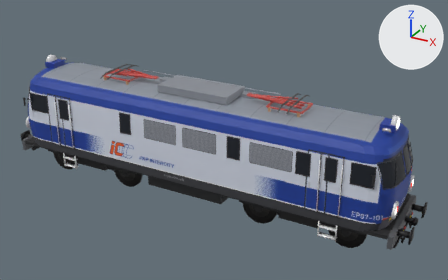
Before and after pictures for a commit that changed the glTF model gra/modele/EP07.glb.
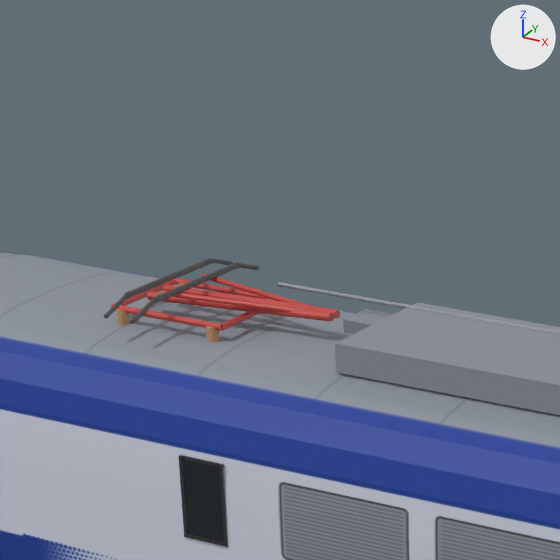
The first picture shows the older version from a 50 mm lens placed at (10.51, -17.37, 11.07), pointed at (0.84, 0.2, 2.28). The close-ups show the older and then the newer version on the part from 17% to 48% of the width and 0% to 49% of the height of that picture. Only the edits that show in the close-ups are written down. Arrows for +X, +Y and +Z are at upper right; the lights stay in place.

Script lines for the objects in view, before the commit:
```python
me_cube_152 = bpy.data.meshes.new('Cube.152')
me_cube_152.from_pydata(...)  # a box spanning x -1.3..1.4, y -0.65..0.65, z 3.97..4.23; a box spanning x -1.85..-1.35, y 0.27..0.62, z 3.97..4.09; a box spanning x 1.45..1.95, y 0.27..0.62, z 3.97..4.09; a 10-sided cylinder along x spanning x -2.7..2.8, y 0.48..0.52, z 4.21..4.25
me_cube_152.materials.append(mat_dach_sprzet)  # grey #9599a2
me_cylinder_220 = bpy.data.meshes.new('Cylinder.220')
me_cylinder_220.from_pydata(...)  # 316 vertices, 576 faces; spans x -3.88..3.98, y -0.48..0.48, z 4.07..4.28
me_cylinder_220.materials.append(mat_pantograf)  # red #c4453f
me_cylinder_228 = bpy.data.meshes.new('Cylinder.228')
me_cylinder_228.from_pydata(...)  # 240 vertices, 432 faces; spans x -3.58..3.68, y -0.93..0.93, z 4.17..4.33
me_cylinder_228.materials.append(mat_slizg)  # dark grey #505050
ob_ep07_dach = bpy.data.objects.new('EP07_dach', me_cube_152)
ob_ep07_dach.location = (0.0, 0.0, 0.0)
ob_ep07_panto = bpy.data.objects.new('EP07_panto', me_cylinder_220)
ob_ep07_panto.location = (0.0, 0.0, 0.0)
ob_ep07_slizg = bpy.data.objects.new('EP07_slizg', me_cylinder_228)
ob_ep07_slizg.location = (0.0, 0.0, 0.0)
# also in view: 'EP07_szklo' at (0.0, 0.0, 2.98); 'EP07_ramka' at (0.0, 0.0, 2.41); 'EP07_pudlo' at (0.0, 0.0, 2.56)
```
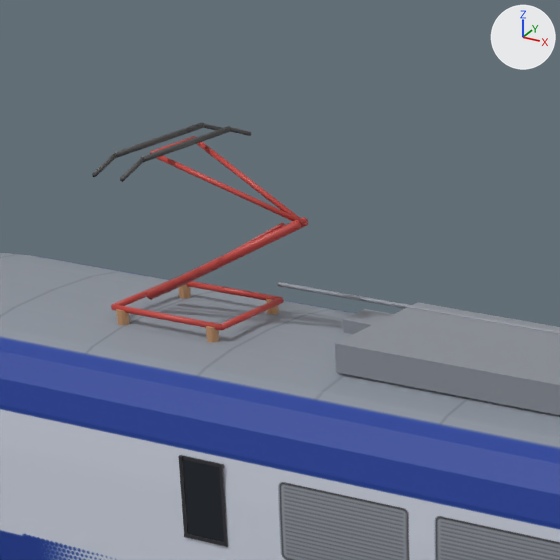
Changed parts and their boxes [x1, y1, x2, y2] in the close-ups (560 x 560 px):
'EP07_pantB_gora', added: after [111, 136, 308, 331]
'EP07_panto', deleted (red): before [111, 273, 340, 331]
'EP07_slizg', deleted: before [104, 258, 259, 324]
'EP07_pantB_gora_slizg', added: after [92, 122, 251, 182]

Diff of the bpy script that builds the scene:
```diff
--- a/gra/modele/EP07.glb.py
+++ b/gra/modele/EP07.glb.py
@@ me_cylinder_014 @@
+me_cylinder_014.from_pydata(...)  # 96 vertices, 168 faces; spans x -3.58..-3.22, y -0.93..0.93, z 5.44..5.6
+me_cylinder_014.materials.append(mat_slizg)  # dark grey #505050
@@ me_cylinder_003 @@
+me_cylinder_003.from_pydata(...)  # 156 vertices, 280 faces; spans x -3.88..-2.03, y -0.48..0.48, z 4.07..5.56
+me_cylinder_003.materials.append(mat_pantograf)  # red #c4453f
@@ ob_ep07_panto @@
-ob_ep07_panto = bpy.data.objects.new('EP07_panto', me_cylinder_220)
-ob_ep07_panto.location = (0.0, 0.0, 0.0)
@@ ob_ep07_slizg @@
-ob_ep07_slizg = bpy.data.objects.new('EP07_slizg', me_cylinder_228)
-ob_ep07_slizg.location = (0.0, 0.0, 0.0)
@@ ob_ep07_pantb_gora_slizg @@
+ob_ep07_pantb_gora_slizg = bpy.data.objects.new('EP07_pantB_gora_slizg', me_cylinder_014)
+ob_ep07_pantb_gora_slizg.location = (0.0, 0.0, 0.0)
@@ ob_ep07_pantb_gora @@
+ob_ep07_pantb_gora = bpy.data.objects.new('EP07_pantB_gora', me_cylinder_003)
+ob_ep07_pantb_gora.location = (0.0, 0.0, 0.0)
```
